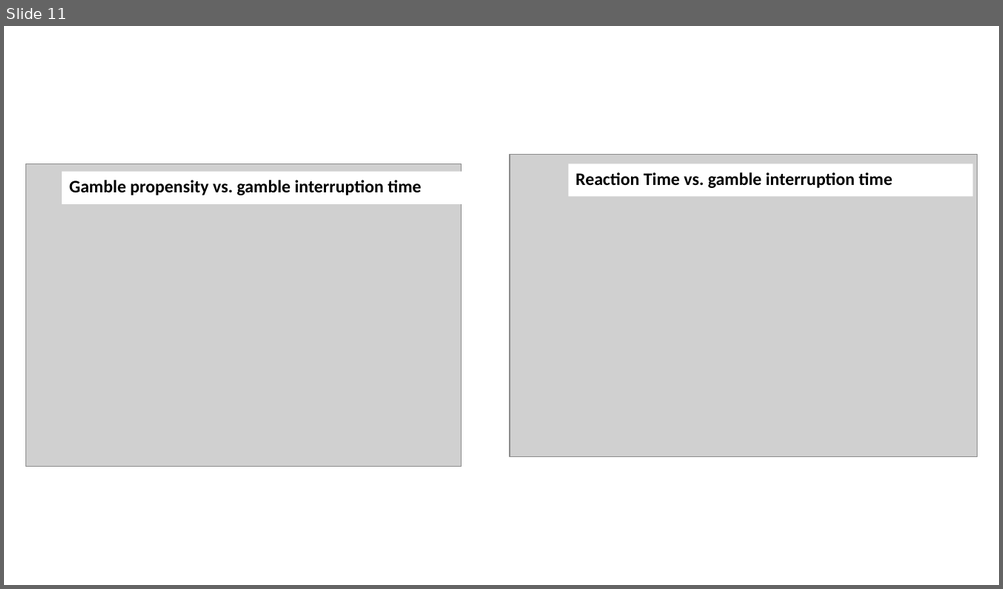
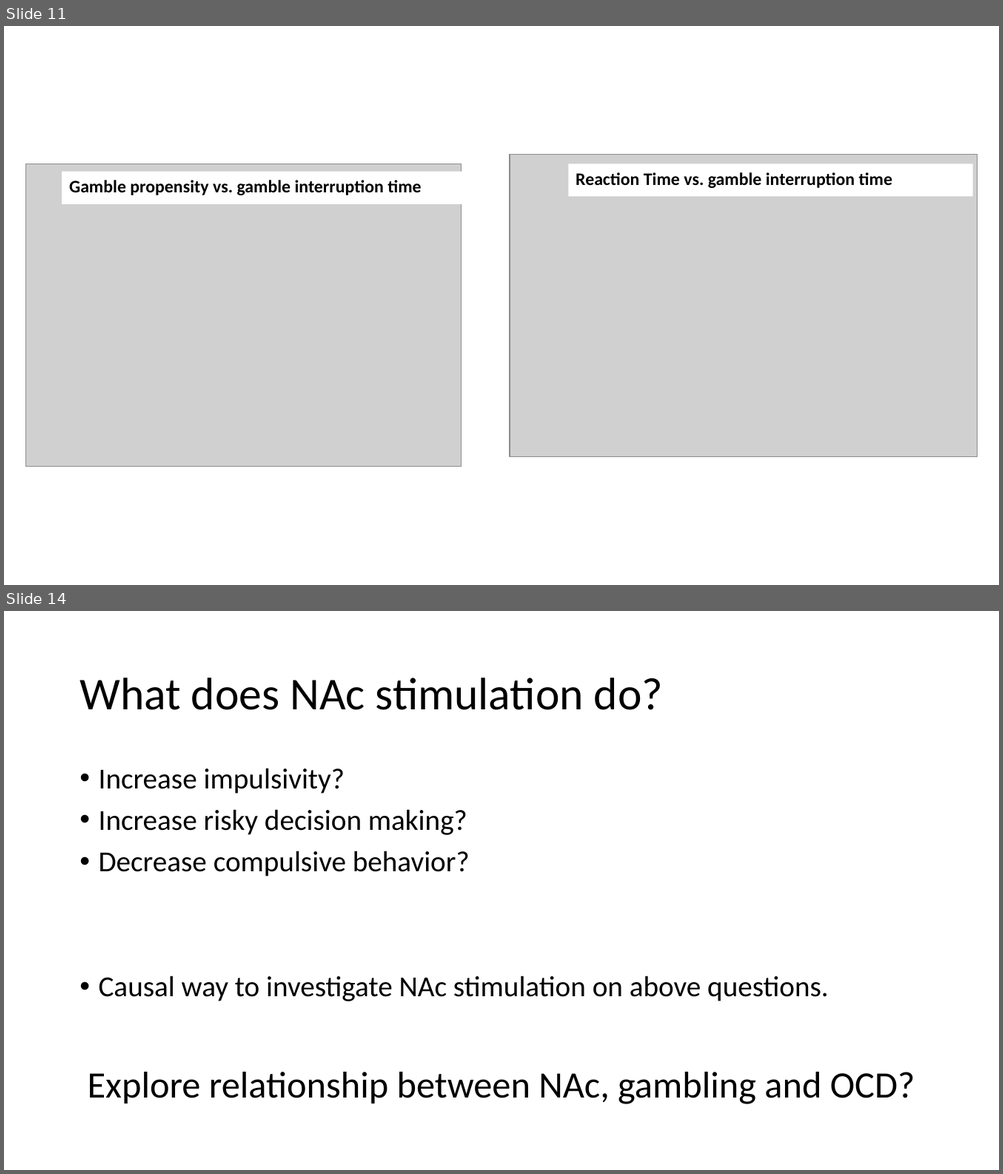
Before and after one commit to gpagnier/rampAnalysis, a slide deck: BortonLabMeeting12.7.pptx. Shown one above the other, each under a label of ours: slide 11 before the commit, slides 11 and 14 after it; the slides between them are not shown. The pictures are 1003x589 and 1003x1174 pixels, drawn with LibreOffice and Linux fonts; fonts in the diff are those of the drawing; grey boxes stand for pictures. Boxes give left, top, right and bottom in pixels: in the first picture for what was removed or moved away, otherwise in the second. Text is boxed around its words. In the diff, an @@ line names an element or a change of style, - is before the commit and + after.

```diff
--- a/BortonLabMeeting12.7.pptx
+++ b/BortonLabMeeting12.7.pptx
@@ slide 14 added at [4, 611, 999, 1170], background #FFFFFF @@
@@ title added at [79, 678, 663, 710], 44 pt, text #000000 @@
+What does NAc stimulation do?
@@ text added at [99, 768, 828, 1002], 28 pt, text #000000 @@
+• Increase impulsivity?
+• Increase risky decision making?
+• Decrease compulsive behavior?
+• Causal way to investigate NAc stimulation on above questions.
@@ text added at [88, 1072, 915, 1105], 36 pt, text #000000 @@
+Explore relationship between NAc, gambling and OCD?
```
Also in this commit, not shown: 7 slides changed, 2 other slides added, 2 slides removed.
